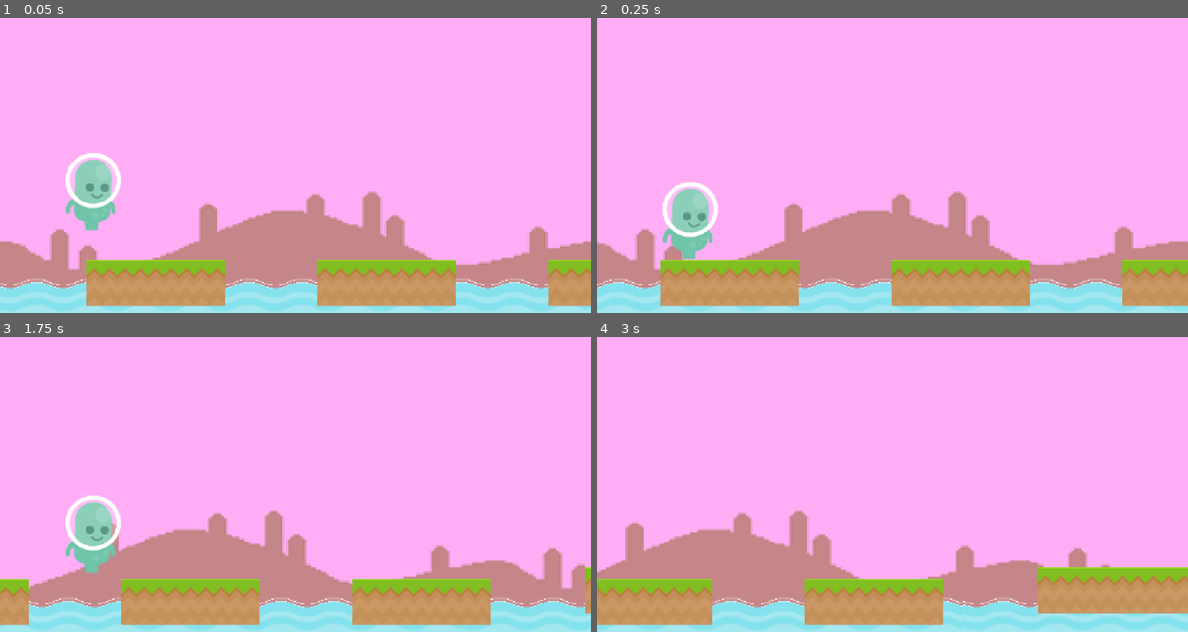
Above: before the commit, frames 1-4 (two rows, left to right).
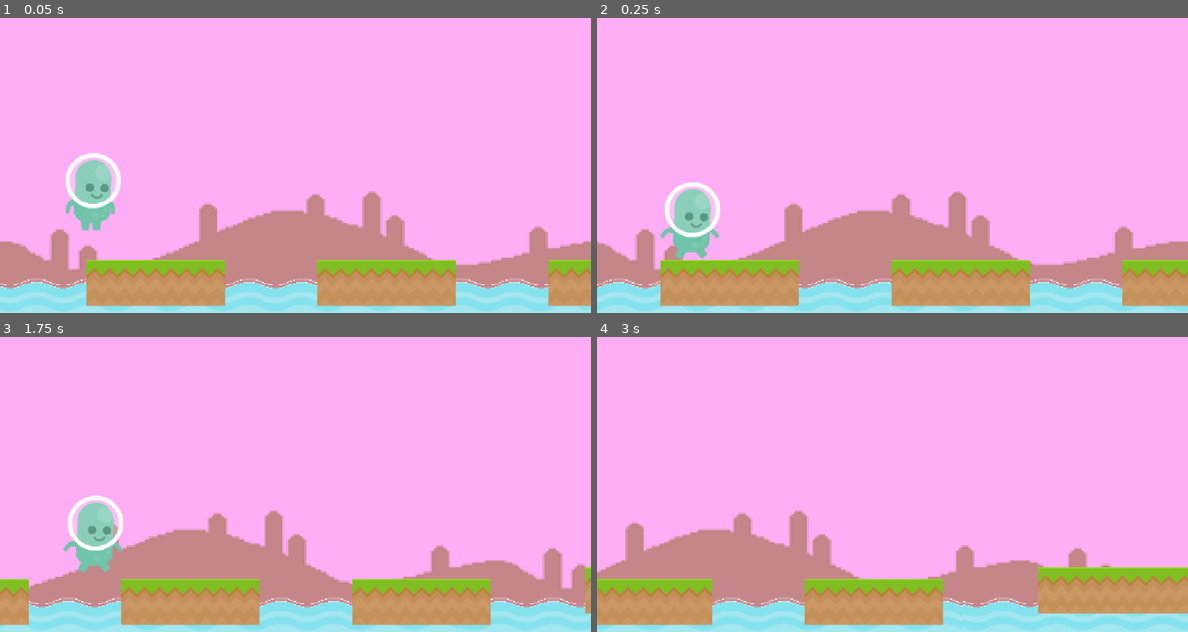
Above: after the commit, the same moments.

Repository: coruja182/zenva-godot-2024-tier-3
Game: Godot game, scene res://Scenes/world.tscn
The game is run twice, just before and just after one commit, with the same random seed, the same clock (stepped at 60 frames per second) and the same inputs.
Inputs:
- Up to frame 1 (0.05 s): no input
- Up to frame 2 (0.25 s): no input
- Up to frame 3 (1.75 s): tap Enter (ui_accept) at 0.5, 0.77, 1.52 s
- Up to frame 4 (3 s): no input

The runs differ from the first frame. In frame 1, 0.1% of the frame differs, in the area x 11-20%, y 45-72%; in frame 2, 0.8%, in the area x 10-21%, y 55-82%; in frame 3, 0.8%; in frame 4, nothing differs.

Commit message:
chore(infinite scroller): removing debug output

Diff:
--- a/infinite-scroller-project/Scenes/world.tscn
+++ b/infinite-scroller-project/Scenes/world.tscn
@@ -86,6 +86,7 @@
 [node name="AnimatedSprite2D" type="AnimatedSprite2D" parent="Player"]
 position = Vector2(0, -2)
 sprite_frames = SubResource("SpriteFrames_5a7ea")
+autoplay = "default"
 frame_progress = 0.651335
 
 [node name="CollisionShape2D" type="CollisionShape2D" parent="Player"]
--- a/infinite-scroller-project/Scripts/platform_spawner.gd
+++ b/infinite-scroller-project/Scripts/platform_spawner.gd
@@ -3,7 +3,6 @@
 
 
 @onready var player: Player = %Player
-@onready var debug_info: Label = %DebugInfo
 
 var platform_scene: PackedScene = preload("res://Scenes/platform.tscn")
 var pool_size: int = 3
@@ -63,8 +62,6 @@
 
 ## Configures and shows a platform from the pool or creates a new one if none are available
 func add_platform() -> Platform:
-	print_debug("Adding platform")
-
 	var platform_found: Platform = null
 
 	# try to find a hidden platform in the pool
